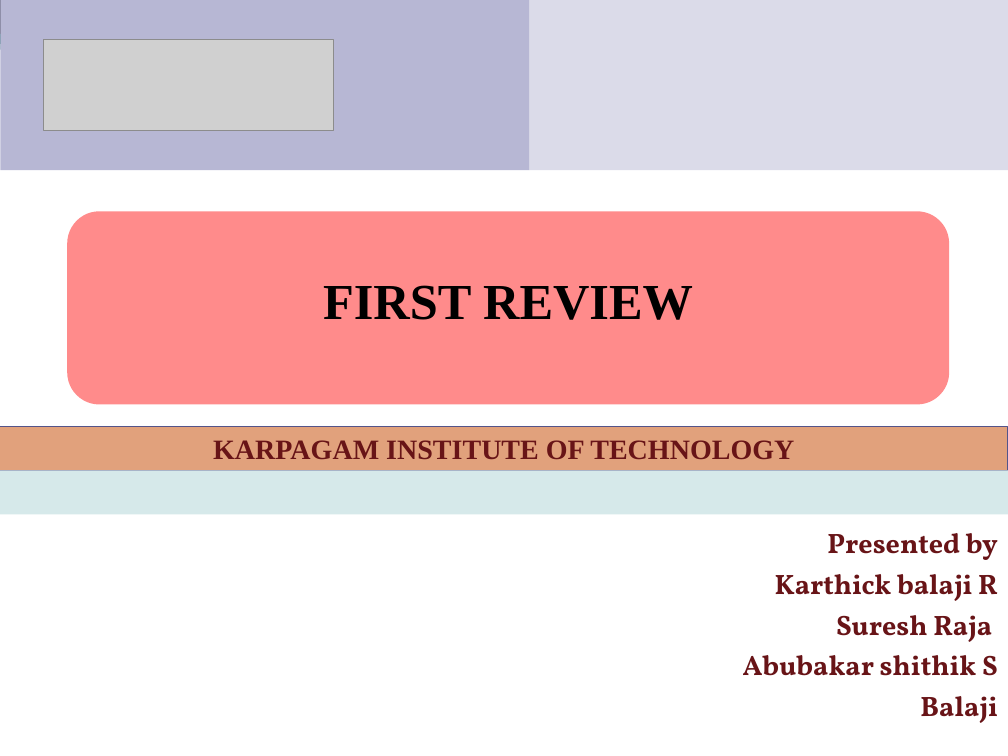
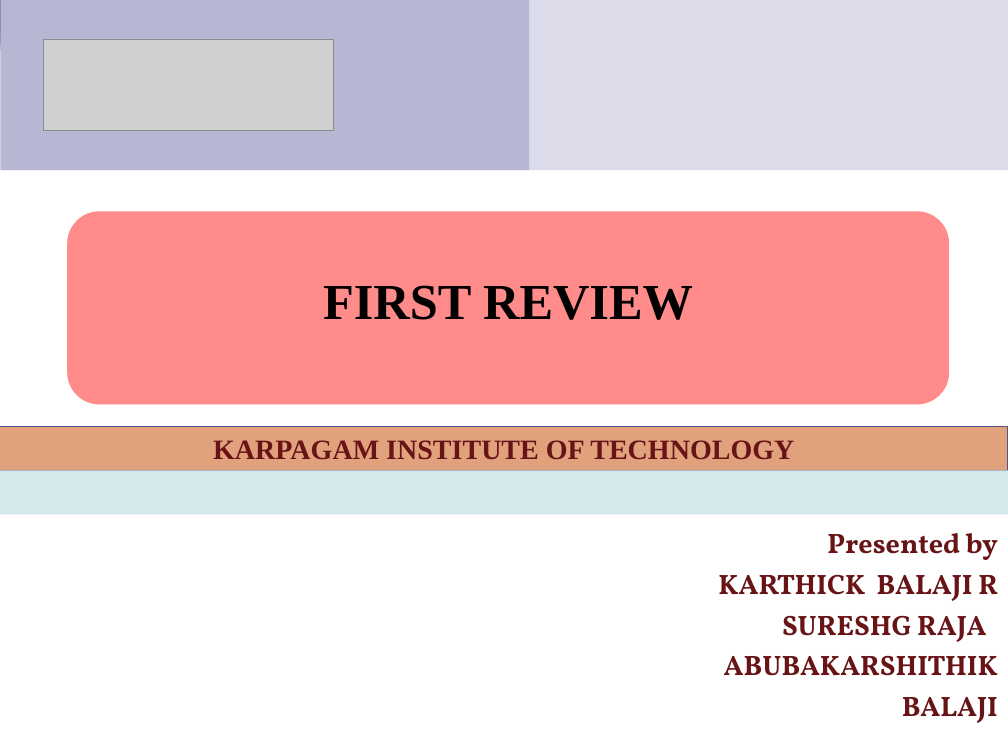
Before and after one commit to karthickbalaji2003/Project, a slide deck: slide 1 of Smart Water Leakage and Theft Detection System.pptx. Drawn at 1008x756 pixels with LibreOffice and Linux fonts; fonts in the diff are those of the drawing; grey boxes stand for pictures. Boxes give left, top, right and bottom in pixels: in the first picture for what was removed or moved away, otherwise in the second. Text is boxed around its words. In the diff, an @@ line names an element or a change of style, - is before the commit and + after.

```diff
--- a/Smart Water Leakage and Theft Detection System.pptx
+++ b/Smart Water Leakage and Theft Detection System.pptx
@@ text at (718, 574, 998, 723): text changed @@
-Karthick balaji R
-Suresh Raja
-Abubakar shithik S
-Balaji
+KARTHICK BALAJI R
+SURESHG RAJA
+ABUBAKARSHITHIK
+BALAJI
```
Also in this commit, not shown: 1 other slide changed.
